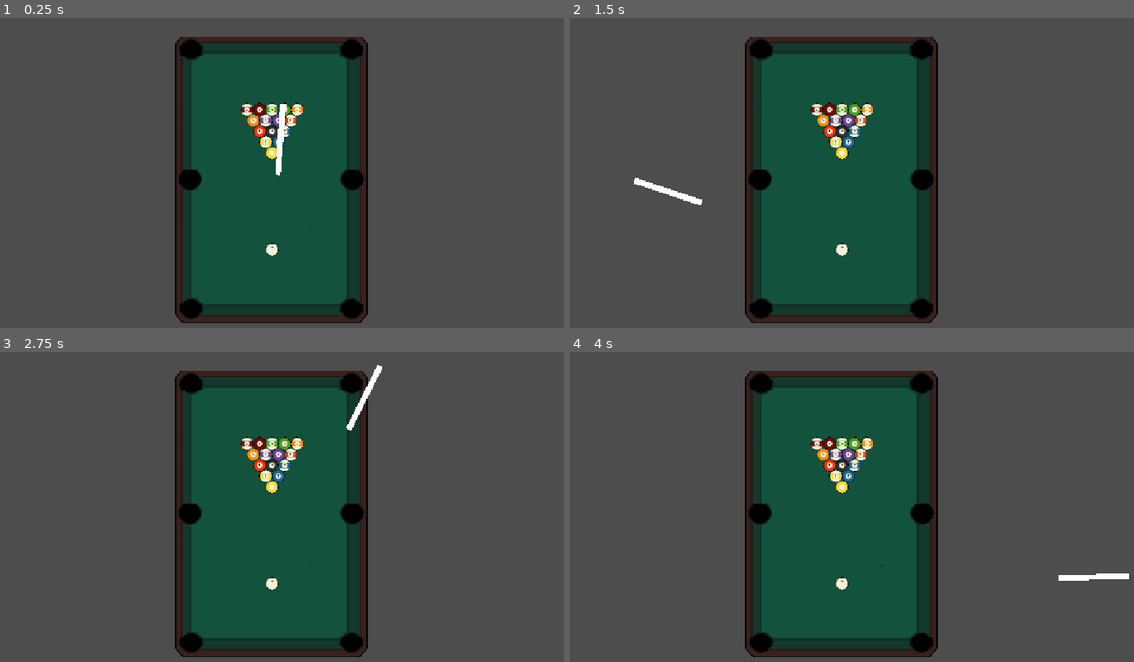
Above: before the commit, frames 1-4 (two rows, left to right).
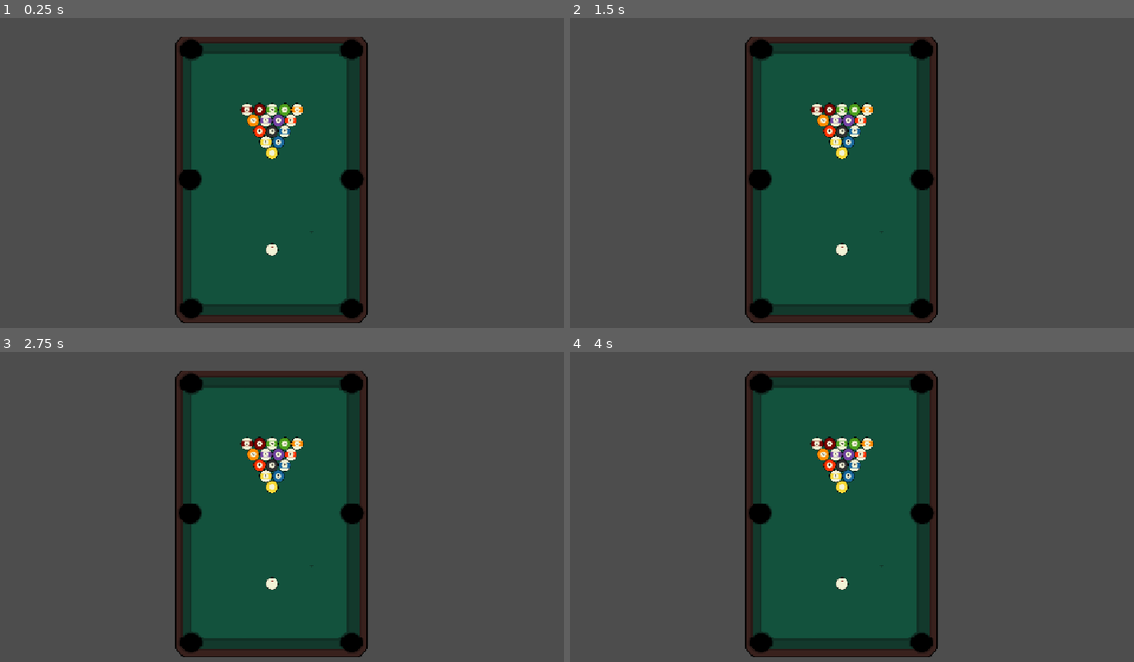
Above: after the commit, the same moments.

Repository: RohanFlynn/8ball
Game: Godot game, scene res://pool_game.tscn
Same seed, same stepped clock (60 frames per second), same inputs: the game is played once before the commit and once after it.
Inputs (mouse positions are in pixels of both pictures, inside the frame that each line leads up to):
- Up to frame 1 (0.25 s): no input
- Up to frame 2 (1.5 s): tap Enter at 0.5 s; move the mouse to (993, 169) at 0.52 s; hold Right 0.53-1.28 s; tap Alt at 0.6 s; click (993, 169) at 0.67 s; tap Space at 1.25 s; move the mouse to (716, 207) at 1.27 s; hold Down from 1.28 s (still down); tap Shift at 1.35 s; click (716, 207) at 1.42 s
- Up to frame 3 (2.75 s): tap Enter at 2 s; move the mouse to (344, 441) at 2.02 s; release Down at 2.03 s; hold Right from 2.03 s (still down); tap Alt at 2.1 s; click (344, 441) at 2.17 s
- Up to frame 4 (4 s): tap Space at 2.75 s; move the mouse to (812, 596) at 2.77 s; release Right at 2.78 s; hold Up 2.78-3.53 s; tap Shift at 2.85 s; click (812, 596) at 2.92 s; tap Enter at 3.5 s; move the mouse to (1043, 578) at 3.52 s; hold Left from 3.53 s (still down); tap Alt at 3.6 s; click (1043, 578) at 3.67 s

The runs differ from the first frame. In frame 1, 0.2% of the frame differs, in the area x 48-51%, y 27-51%; in frame 2, 0.2%, in the area x 11-24%, y 51-61%; in frame 3, 0.2%; in frame 4, 0.2%.

Commit message:
added gameplay features
- strength indicator added to display how hard play will hit the ball
- path line to show were the ball will go

Diff:
--- /dev/null
+++ b/8-ballpool/bg.gd
@@ -0,0 +1,11 @@
+extends Sprite2D
+
+@onready var pos
+# Called when the node enters the scene tree for the first time.
+func _ready() -> void:
+	pos = global_position
+
+
+# Called every frame. 'delta' is the elapsed time since the previous frame.
+func _process(delta: float) -> void:
+	global_position += Vector2(-1, 0)
--- a/8-ballpool/hitball.gd
+++ b/8-ballpool/hitball.gd
@@ -2,24 +2,47 @@
 
 var can = true
 var aiming = false
+var shot = false
+var bshot = false
+var lp = Vector2()
+var mp = Vector2()
+@onready var line: Line2D = $powerline
+@onready var line2: Line2D = $Line2D
 
 func _physics_process(delta: float) -> void:
-	if linear_velocity < Vector2(1.0, 1.0):
+	if linear_velocity.length() < 1.0:
 		can = true
 	else:
 		can = false
+	if aiming:
+		line.points[1] = get_local_mouse_position()
+		line2.points[1] = (get_local_mouse_position() * -1)
+	elif bshot:
+		line2.points[1] = Vector2(0, 0)
+		if line.points[1].length() > 1:
+			line.points[1] -= lp / 10
+		else:
+			line.points[1] = Vector2.ZERO
+			shot = true
+			if shot:
+				shootball(mp)
 
 func _input(event):
 	if event is InputEventMouseButton:
 		if event.button_index == MOUSE_BUTTON_LEFT:
-			if event.pressed:
+			if event.pressed and can:
 				if event.global_position.distance_to(global_position) <= 30:
 					aiming = true
 			else:
 				if aiming:
-					shootball(event.global_position)
+					aiming = false
+					bshot = true
+					lp = line.points[1]
+					mp = event.global_position
 
 func shootball(mp):
+	shot = false
+	bshot = false
 	var direction = global_position - mp
 	apply_central_impulse(direction)
 	get_tree().call_group("stick", "rel", global_position)
--- a/8-ballpool/hitball.tscn
+++ b/8-ballpool/hitball.tscn
@@ -6,6 +6,13 @@
 [sub_resource type="PhysicsMaterial" id="PhysicsMaterial_w87mi"]
 friction = 0.1
 bounce = 0.65
+
+[sub_resource type="Gradient" id="Gradient_w87mi"]
+colors = PackedColorArray(0.8745098, 1, 0, 1, 1, 0, 0, 1)
+
+[sub_resource type="Curve" id="Curve_w87mi"]
+_data = [Vector2(0, 1), 0.0, 0.0, 0, 0, Vector2(0.14827587, 0), 0.0, 0.0, 0, 0, Vector2(0.3, 1), 0.0, 0.0, 0, 0, Vector2(0.4517241, 0), 0.0, 0.0, 0, 0, Vector2(0.59999996, 1), 0.0, 0.0, 0, 0, Vector2(0.7517241, 0), 0.0, 0.0, 0, 0, Vector2(0.8965517, 1), 0.0, 0.0, 0, 0, Vector2(1, 0), 0.0, 0.0, 0, 0]
+point_count = 8
 
 [sub_resource type="CircleShape2D" id="CircleShape2D_w87mi"]
 radius = 15.033297
@@ -22,6 +29,18 @@
 script = ExtResource("1_w87mi")
 metadata/_edit_group_ = true
 
+[node name="powerline" type="Line2D" parent="." unique_id=485527271]
+points = PackedVector2Array(0, 0, 0, 0)
+closed = true
+gradient = SubResource("Gradient_w87mi")
+
+[node name="Line2D" type="Line2D" parent="." unique_id=1001641132]
+points = PackedVector2Array(0, 0, 0, 0)
+closed = true
+width = 1.0
+width_curve = SubResource("Curve_w87mi")
+default_color = Color(1, 0, 0, 1)
+
 [node name="Sprite2D" type="Sprite2D" parent="." unique_id=382528160]
 scale = Vector2(0.7, 0.7)
 texture = ExtResource("1_ivl1m")
--- a/8-ballpool/pool_game.tscn
+++ b/8-ballpool/pool_game.tscn
@@ -4,7 +4,6 @@
 [ext_resource type="PackedScene" uid="uid://dsj8d5j50vhl1" path="res://balls.tscn" id="2_gqlua"]
 [ext_resource type="PackedScene" uid="uid://d0of2771emp2" path="res://hitball.tscn" id="3_i4skc"]
 [ext_resource type="Script" uid="uid://c5od67mp21fug" path="res://out.gd" id="4_woq0j"]
-[ext_resource type="PackedScene" uid="uid://dvjh4li3w84jj" path="res://stick.tscn" id="5_jryfu"]
 
 [sub_resource type="PhysicsMaterial" id="PhysicsMaterial_jryfu"]
 friction = 0.0
@@ -854,6 +853,3 @@
 [node name="6" type="CollisionShape2D" parent="out" unique_id=506304912]
 position = Vector2(280, -455)
 shape = SubResource("CircleShape2D_i4skc")
-
-[node name="stick" parent="." unique_id=2658877 instance=ExtResource("5_jryfu")]
-position = Vector2(575, 612)
--- a/8-ballpool/project.godot
+++ b/8-ballpool/project.godot
@@ -23,6 +23,10 @@
 
 window/stretch/mode="canvas_items"
 
+[editor_plugins]
+
+enabled=PackedStringArray("res://addons/godot_super-wakatime/plugin.cfg")
+
 [global_group]
 
 stick=""
--- a/8-ballpool/stick.gd
+++ /dev/null
@@ -1,13 +0,0 @@
-extends Line2D
-
-
-
-# Called every frame. 'delta' is the elapsed time since the previous frame.
-func _process(delta: float) -> void:
-	global_position = get_global_mouse_position()
-	var b = get_parent().get_child(2)
-	rotation = global_position.angle_to_point(b.global_position) + PI / 2
-
-func rel(pos):
-	var start_pos = global_position
-	global_position = pos
--- a/8-ballpool/stick.tscn
+++ /dev/null
@@ -1,7 +0,0 @@
-[gd_scene format=3 uid="uid://dvjh4li3w84jj"]
-
-[ext_resource type="Script" uid="uid://cbv232d51t6a0" path="res://stick.gd" id="1_agfe5"]
-
-[node name="stick" type="Line2D" unique_id=2658877 groups=["stick"]]
-points = PackedVector2Array(0, 25, 0, 150)
-script = ExtResource("1_agfe5")
Binary file added: 8-ballpool/aperture-vintage-Z6EpCdMcoUU-unsplash.jpg
Not shown, added: 8-ballpool/aperture-vintage-Z6EpCdMcoUU-unsplash.jpg.import
Not shown, added: 8-ballpool/bg.gd.uid
Not shown, removed: 8-ballpool/stick.gd.uid
Not shown, added: 8-ballpool/addons/godot_super-wakatime/ouch-x86_64-pc-windows-msvc.exe
